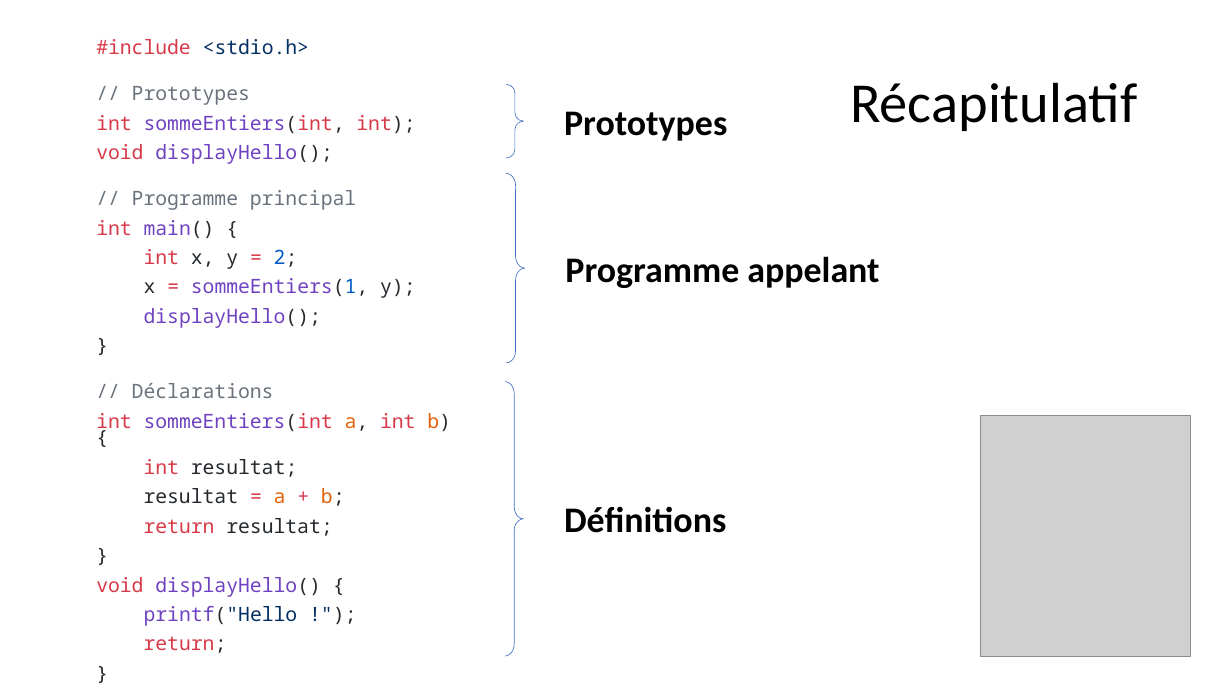
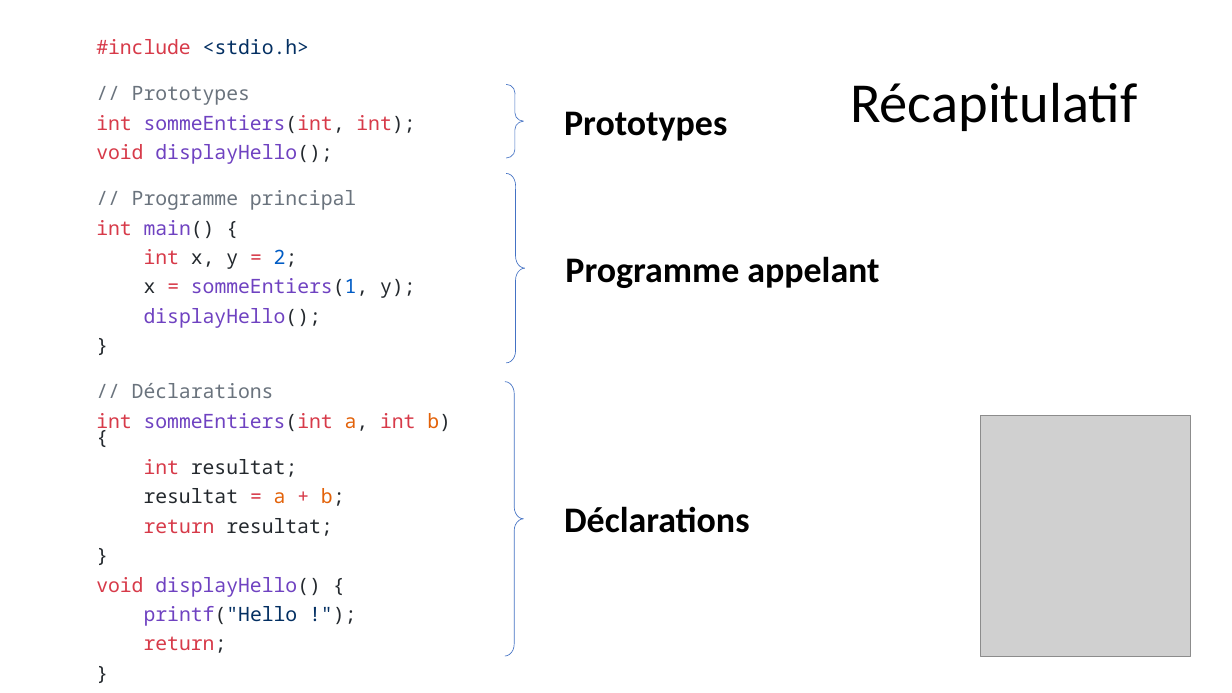
Before and after one commit to standard3/BTS1, a slide deck: slide 13 of 02_C/05_Fonctions/Fonctions.pptx. Drawn at 1232x693 pixels with LibreOffice and Linux fonts; fonts in the diff are those of the drawing; grey boxes stand for pictures. Boxes give left, top, right and bottom in pixels: in the first picture for what was removed or moved away, otherwise in the second. Text is boxed around its words. In the diff, an @@ line names an element or a change of style, - is before the commit and + after.

```diff
--- a/02_C/05_Fonctions/Fonctions.pptx
+++ b/02_C/05_Fonctions/Fonctions.pptx
@@ text at (x1=564, y1=506, x2=749, y2=533): text changed @@
-Définitions
+Déclarations
```
Also in this commit, not shown: 12 slides added, 6 other files.
